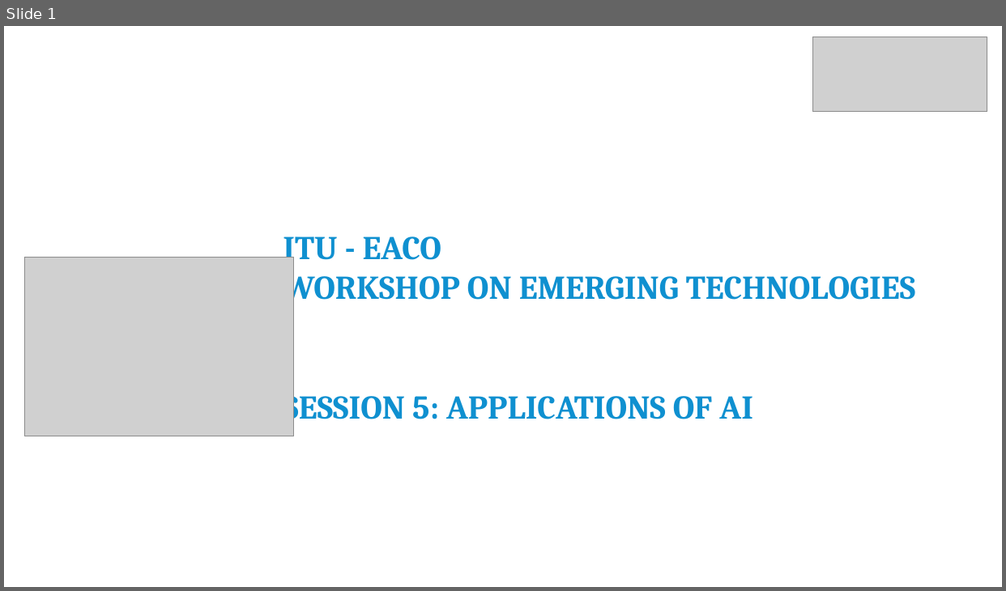
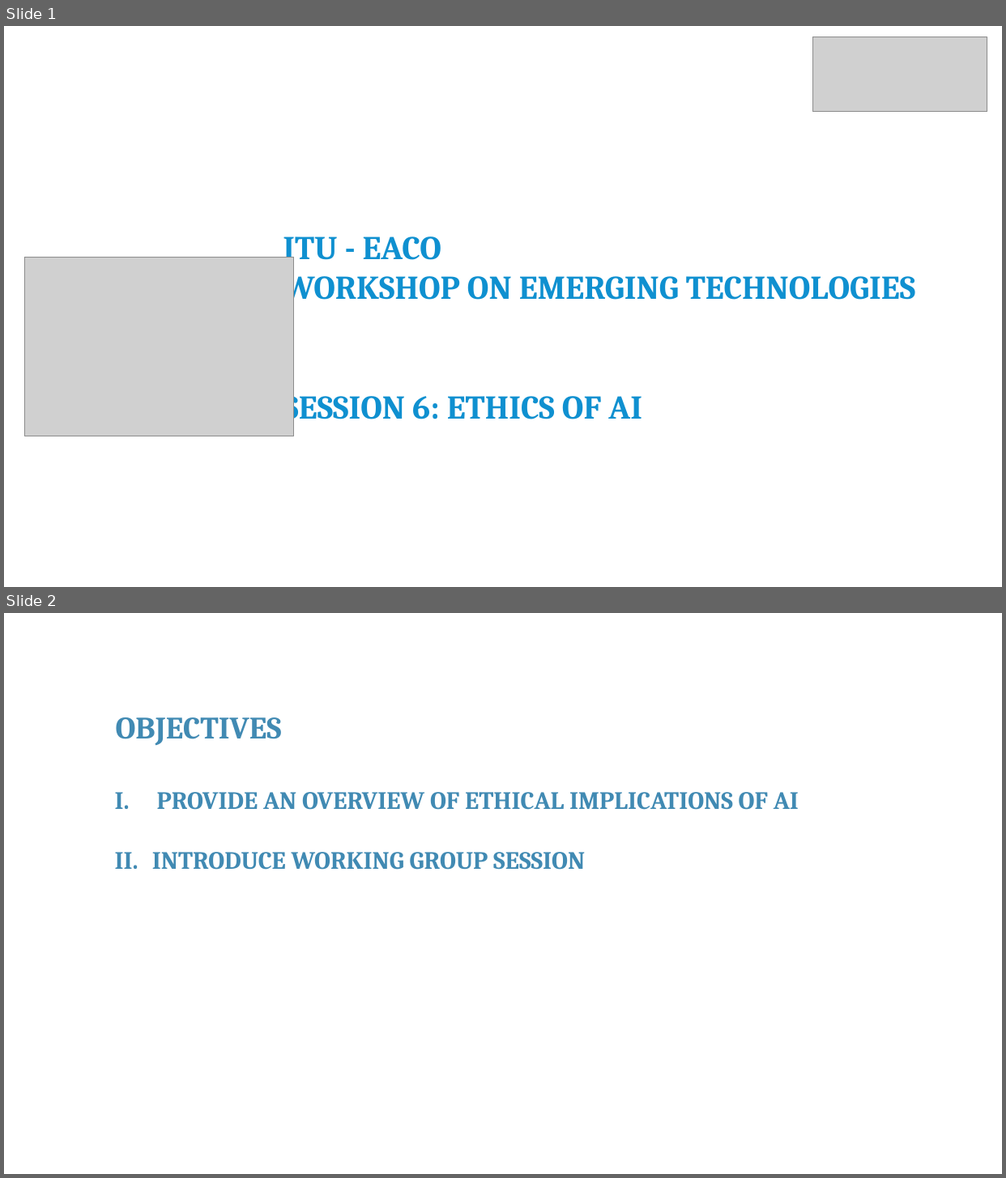
Before and after one commit to franckalbinet/itu-eaco-zanzibar-12-2018, a slide deck: presentations/session-6-ethics-of-ai.pptx. Shown one above the other, each under a label of ours: slide 1 before the commit, slides 1 and 2 after it. The pictures are 1006x591 and 1006x1178 pixels, drawn with LibreOffice and Linux fonts; fonts in the diff are those of the drawing; grey boxes stand for pictures; background and template pictures are left out. Boxes give left, top, right and bottom in pixels: in the first picture for what was removed or moved away, otherwise in the second. Text is boxed around its words. In the diff, an @@ line names an element or a change of style, - is before the commit and + after.

Commit message:
drafted ethics of AI presentation

```diff
--- a/presentations/session-6-ethics-of-ai.pptx
+++ b/presentations/session-6-ethics-of-ai.pptx
@@ slide 2 added at [4, 613, 1002, 1174], background #FFFFFF @@
@@ text added at [116, 717, 282, 746], 30 pt, text #418AB3, bold @@
+OBJECTIVES
@@ text added at [152, 792, 799, 870], 24 pt, text #418AB3, bold @@
+I. PROVIDE AN OVERVIEW OF ETHICAL IMPLICATIONS OF AI
+II. INTRODUCE WORKING GROUP SESSION
@@ slide 1 changed as well @@
@@ text at [283, 388, 642, 426]: text changed @@
-SESSION 5: APPLICATIONS OF AI
+SESSION 6: ETHICS OF AI
```
Also in this commit, not shown: 3 other slides changed, 12 other slides added, 30 slides removed, 3 other files.
